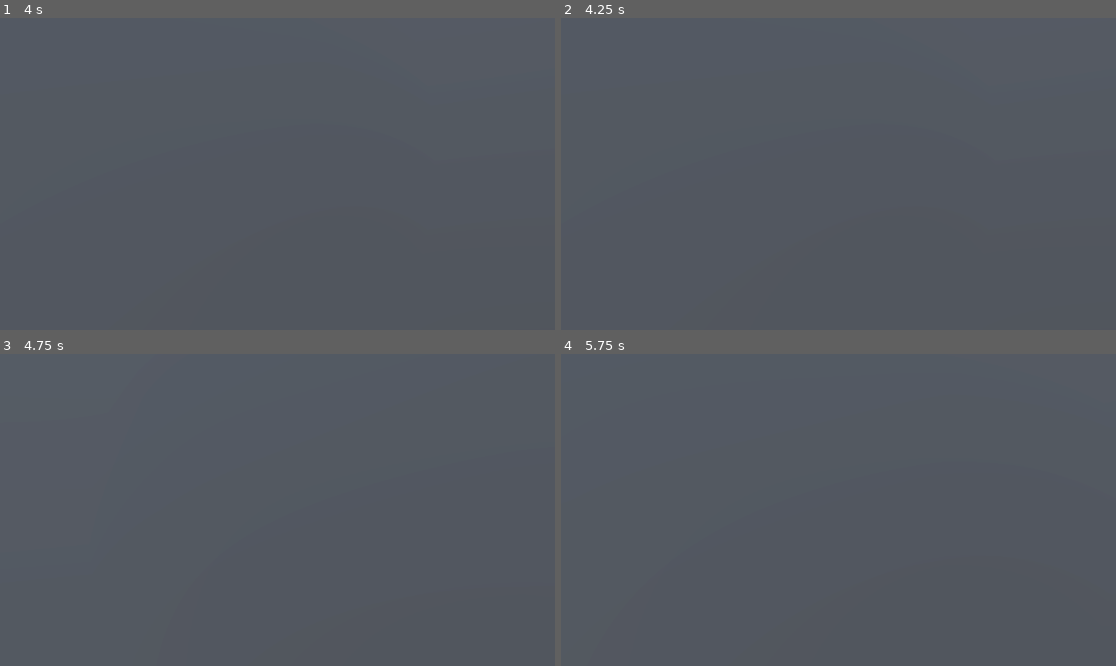
Above: before the commit, frames 1-4 (two rows, left to right).
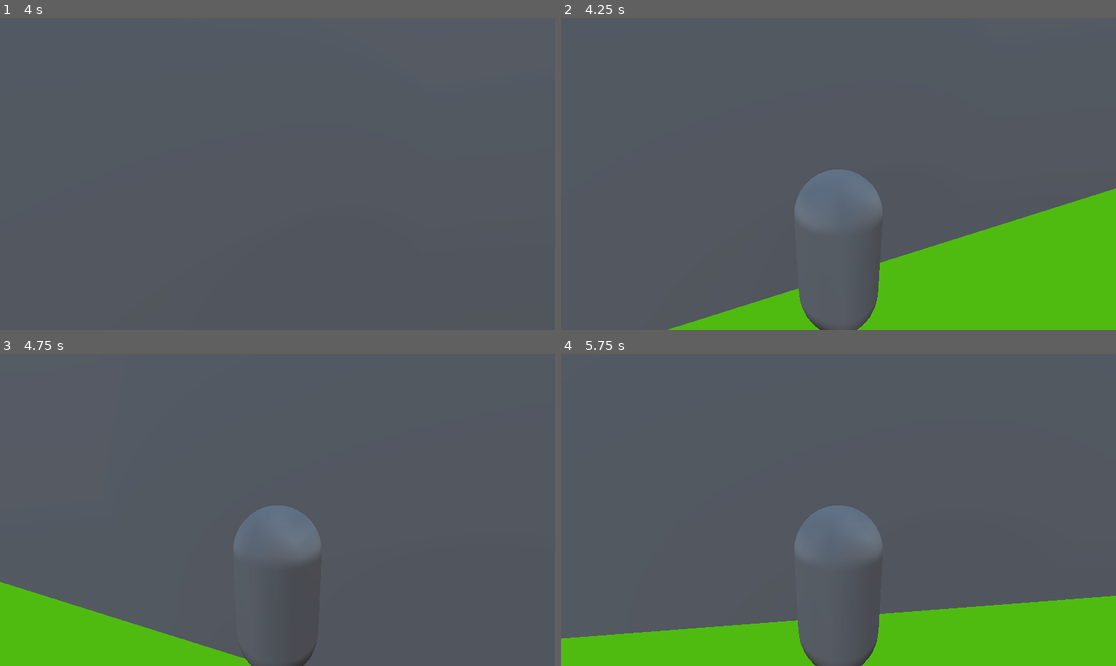
Above: after the commit, the same moments.

Repository: wyttnytt/MAC
Game: Godot game, scene res://world.tscn
The game is run twice, just before and just after one commit, with the same random seed, the same clock (stepped at 60 frames per second) and the same inputs.
Inputs (mouse positions are in pixels of both pictures, inside the frame that each line leads up to):
- Up to frame 1 (4 s): move the mouse to (305, 174) at 0.52 s; hold W (forward) from 0.53 s (still down); tap Shift (crouch) at 0.6, 2.1, 3.6 s; tap Space (jump) at 0.77, 1.52, 3.02, 3.77 s; move the mouse to (249, 174) at 1.27 s; tap Ctrl (sprint) at 1.35, 2.85 s; move the mouse to (288, 167) at 2.02 s; move the mouse to (271, 180) at 2.77 s; tap Enter at 3.5 s; move the mouse to (316, 177) at 3.52 s
- Up to frame 2 (4.25 s): keep holding W (forward); tap F3 (thirdperson, bound only after the commit) at 4.15 s
- Up to frame 3 (4.75 s): keep holding W (forward); move the mouse to (233, 506) at 4.27 s; tap Ctrl (sprint) at 4.35 s; tap Space (jump) at 4.52 s
- Up to frame 4 (5.75 s): keep holding W (forward); move the mouse to (844, 510) at 5.02 s; tap Shift (crouch) at 5.1 s

Frame 1 is identical in both runs. In frame 2, 18% of the frame differs, in the area x 19-100%, y 48-100%; in frame 3, 8.0%; in frame 4, 15%.

Commit message:
third person

Diff:
--- a/playermovement.gd
+++ b/playermovement.gd
@@ -23,6 +23,7 @@
 var right_collided = false
 var back_collided = false
 var is_roofed = false
+var thirdperson = false
 var jump_vector = Vector3(-100,-JUMP_HEIGHT,-100)
 @onready var head = $Head
 @onready var camera = $Head/Camera3D
@@ -35,6 +36,8 @@
 @onready var right = $Head/right
 @onready var back = $Head/back
 @onready var upboy = $upboy
+@onready var othercamera = $Head/pivot/FOVcamera
+@onready var pivot = $Head/pivot
 # Called when the node enters the scene tree for the first time.
 func _ready() -> void:
 	self.set_contact_monitor(true)
@@ -50,10 +53,14 @@
 
 func _unhandled_input(event):
 	if event is InputEventMouseMotion:
-		head.rotate_y(-event.relative.x * SENSITIVITY)
-		camera.rotate_x(-event.relative.y * SENSITIVITY)
-
-		camera.rotation.x = clamp(camera.rotation.x, deg_to_rad(-40), deg_to_rad(60))
+		if othercamera.current == true:
+			head.rotate_y(-event.relative.x * SENSITIVITY)
+			pivot.rotate_x(-event.relative.y * SENSITIVITY)
+			pivot.rotation.x = clamp(pivot.rotation.x, deg_to_rad(-40), deg_to_rad(60))
+		else:
+			head.rotate_y(-event.relative.x * SENSITIVITY)
+			camera.rotate_x(-event.relative.y * SENSITIVITY)
+			camera.rotation.x = clamp(camera.rotation.x, deg_to_rad(-40), deg_to_rad(60))
 
 
 func _touching_floor() -> bool:
@@ -69,7 +76,6 @@
 	if upboy.is_colliding():
 		var collision_point = upboy.get_collision_point()
 		var collider = upboy.get_collider()
-		$"../AnimationPlayer".pause()
 		return true
 	return false
 
@@ -92,7 +98,6 @@
 	input = _touching_wall(input)
 	input = (head.transform.basis * input).normalized()
 	var v = sqrt(pow(linear_velocity.x,2)+pow(linear_velocity.y,2)+pow(linear_velocity.z,2))
-	print(input)
 	is_on_floor = _touching_floor()
 	is_roofed = _uncrouch_collision()
 	if Input.is_action_just_pressed("jump") and is_on_floor:
@@ -125,6 +130,14 @@
 		$"../AnimationPlayer".play_backwards("crouch")
 		set_gravity_scale(1)
 		linear_damp = 2
+	if Input.is_action_just_pressed("thirdperson"):
+		if not thirdperson:
+			print("asd")
+			thirdperson = true
+			othercamera.current = true
+		else:
+			thirdperson = false
+			camera.current = true
 
 
 
--- a/project.godot
+++ b/project.godot
@@ -56,6 +56,11 @@
 "events": [Object(InputEventKey,"resource_local_to_scene":false,"resource_name":"","device":0,"window_id":0,"alt_presse …(194 unchanged characters)…
 ]
 }
+thirdperson={
+"deadzone": 0.5,
+"events": [Object(InputEventKey,"resource_local_to_scene":false,"resource_name":"","device":-1,"window_id":0,"alt_pressed":false,"shift_pressed":false,"ctrl_pressed":false,"meta_pressed":false,"pressed":false,"keycode":0,"physical_keycode":4194334,"key_label":0,"unicode":0,"location":0,"echo":false,"script":null)
+]
+}
 
 [physics]
 
--- a/world.tscn
+++ b/world.tscn
@@ -106,26 +106,26 @@
 tracks/5/type = "value"
 tracks/5/imported = false
 tracks/5/enabled = true
-tracks/5/path = NodePath("CharacterBody3D/RigidBody3D/CrouchCheck:position")
+tracks/5/path = NodePath("RigidBody3D/Head:scale")
 tracks/5/interp = 1
 tracks/5/loop_wrap = true
 tracks/5/keys = {
 "times": PackedFloat32Array(0),
 "transitions": PackedFloat32Array(1),
 "update": 0,
-"values": [Vector3(0, 2.0346, 0)]
+"values": [Vector3(1, 1, 1)]
 }
 tracks/6/type = "value"
 tracks/6/imported = false
 tracks/6/enabled = true
-tracks/6/path = NodePath("RigidBody3D/Head:scale")
+tracks/6/path = NodePath("CharacterBody3D/RigidBody3D/CrouchCheck:position")
 tracks/6/interp = 1
 tracks/6/loop_wrap = true
 tracks/6/keys = {
 "times": PackedFloat32Array(0),
 "transitions": PackedFloat32Array(1),
 "update": 0,
-"values": [Vector3(1, 1, 1)]
+"values": [Vector3(0, 2.0346, 0)]
 }
 
 [sub_resource type="Animation" id="Animation_0h2cp"]
@@ -194,26 +194,26 @@
 tracks/5/type = "value"
 tracks/5/imported = false
 tracks/5/enabled = true
-tracks/5/path = NodePath("CharacterBody3D/RigidBody3D/CrouchCheck:position")
+tracks/5/path = NodePath("RigidBody3D/Head:scale")
 tracks/5/interp = 1
 tracks/5/loop_wrap = true
 tracks/5/keys = {
 "times": PackedFloat32Array(0, 0.233333),
 "transitions": PackedFloat32Array(1, 1),
 "update": 0,
-"values": [Vector3(0, 2.0346, 0), Vector3(0, 1, 0)]
+"values": [Vector3(1, 1, 1), Vector3(1, 0.5, 1)]
 }
 tracks/6/type = "value"
 tracks/6/imported = false
 tracks/6/enabled = true
-tracks/6/path = NodePath("RigidBody3D/Head:scale")
+tracks/6/path = NodePath("CharacterBody3D/RigidBody3D/CrouchCheck:position")
 tracks/6/interp = 1
 tracks/6/loop_wrap = true
 tracks/6/keys = {
 "times": PackedFloat32Array(0, 0.233333),
 "transitions": PackedFloat32Array(1, 1),
 "update": 0,
-"values": [Vector3(1, 1, 1), Vector3(1, 0.5, 1)]
+"values": [Vector3(0, 2.0346, 0), Vector3(0, 1, 0)]
 }
 
 [sub_resource type="AnimationLibrary" id="AnimationLibrary_bk5mk"]
@@ -312,6 +312,12 @@
 [node name="CollisionShape3D" type="CollisionShape3D" parent="RigidBody3D/Head/right"]
 transform = Transform3D(-0.0725071, 0, 0.997368, 0, 1, 0, -0.997368, 0, -0.0725071, 0.295635, -0.36557, -1.01651)
 shape = SubResource("BoxShape3D_cinjw")
+
+[node name="pivot" type="Node3D" parent="RigidBody3D/Head"]
+
+[node name="FOVcamera" type="Camera3D" parent="RigidBody3D/Head/pivot"]
+transform = Transform3D(1, 0, 0, 0, 0.968583, 0.24869, 0, -0.24869, 0.968583, 0, 1, 2)
+fov = 79.1557
 
 [node name="CoyoteTimer" type="Timer" parent="RigidBody3D"]
 wait_time = 0.15
